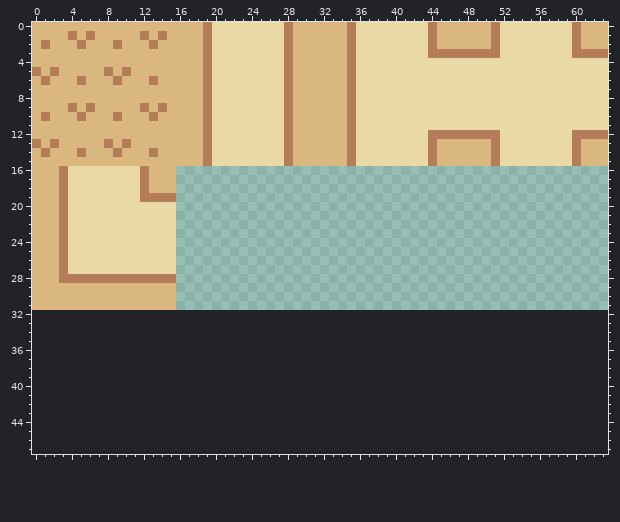
One commit to this pixel-art file: Assets/Sprites/terrain.ase. This is how it looked before the edit.
64x32 pixels, 1 frame. The old version is drawn lined up with the new one, on the new canvas.
The same view after the edit:
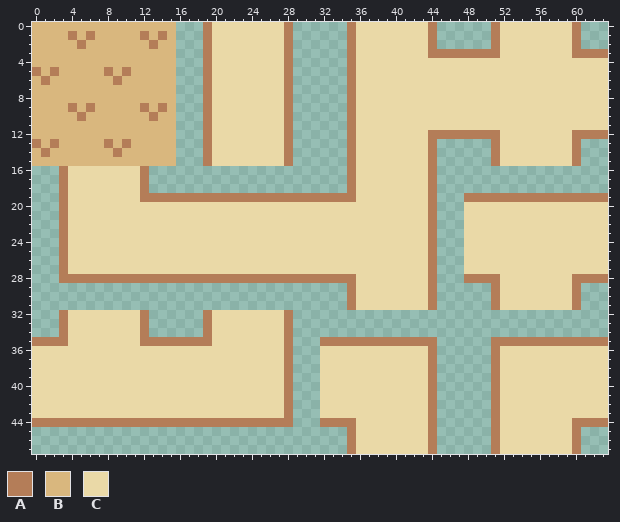
Palette (. is transparent): A #b47d58  B #d9b77e  C #ead9a7
Diff:
canvas 64x32 -> 64x48
The author put colour A in rows 16 to 18 at x 35 and 44; in row 19 at x 16 to 35, 44 and 48 to 63; in rows 20 to 27 at x 44; in row 28 at x 16 to 35, 44, 48 to 51 and 60 to 63; in rows 29 to 31 at x 35, 44, 51 and 60; in rows 32 to 34 at x 3, 12, 19 and 28.
The author put colour A in row 35 at x 0 to 3, 12 to 19, 28, 32 to 44 and 51 to 63; in rows 36 to 43 at x 28, 44 and 51; in row 44 at x 0 to 28, 32 to 35, 44, 51 and 60 to 63; in rows 45 to 47 at x 35, 44, 51 and 60.
Colour A becomes colour B in row 2 at x 1 and 9; in row 6 at x 5 and 13; in row 10 at x 1 and 9; in row 14 at x 5 and 13.
The author put colour C in rows 16 to 19 at x 36 to 43; in rows 20 to 27 at x 16 to 43 and 48 to 63; in rows 28 to 31 at x 36 to 43 and 52 to 59; in rows 32 to 35 at x 4 to 11 and 20 to 27; in rows 36 to 43 at x 0 to 27, 32 to 43 and 52 to 63; in rows 44 to 47 at x 36 to 43 and 52 to 59.
Colour B is removed in rows 0 to 2 at x 16 to 18, 29 to 34, 45 to 50 and 61 to 63; in rows 3 to 12 at x 16 to 18 and 29 to 34; in rows 13 to 15 at x 16 to 18, 29 to 34, 45 to 50 and 61 to 63; in rows 16 to 18 at x 0 to 2 and 13 to 15; in rows 19 to 28 at x 0 to 2; in rows 29 to 31 at x 0 to 15.
Changed places in both pictures, as pixel boxes (x1, y1, x2, y2):
changed: (32, 22, 608, 454)
